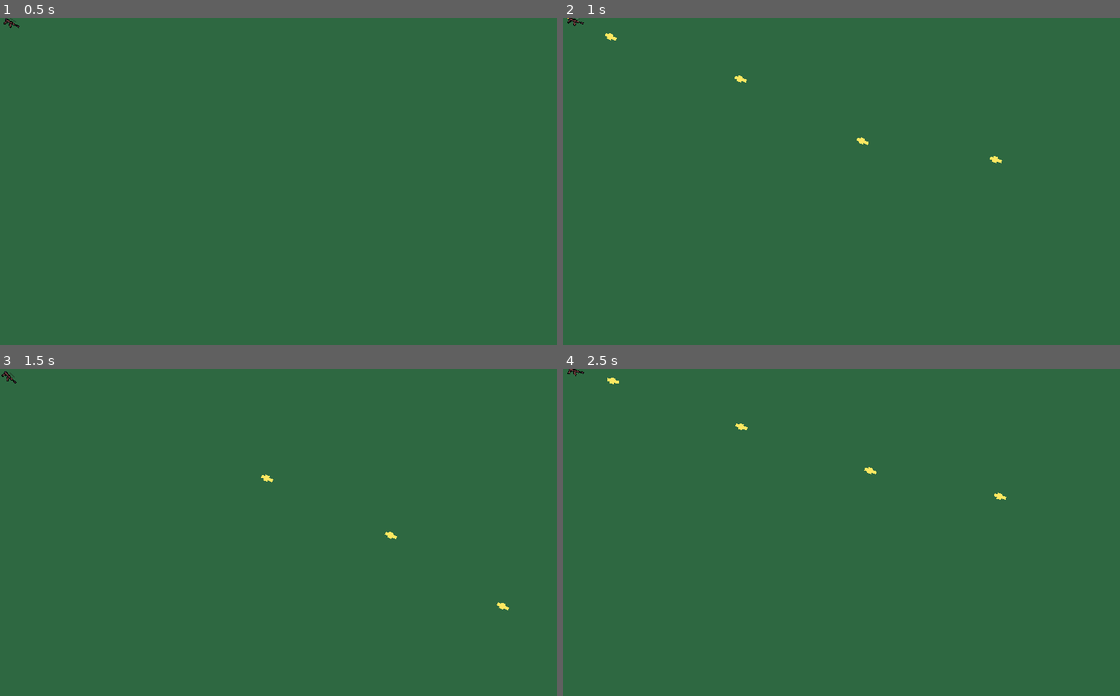
Above: before the commit, frames 1-4 (two rows, left to right).
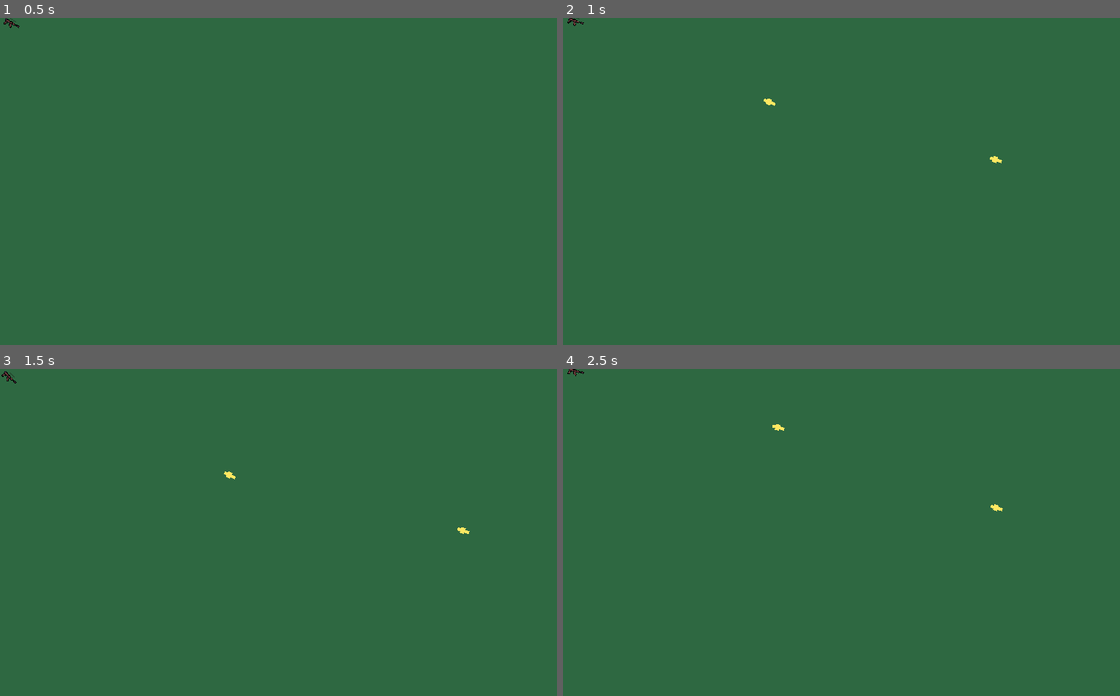
Above: after the commit, the same moments.

Repository: MicCode/zbra-survivors
Game: Godot game, scene res://equipment/guns/rifle/rifle.tscn
Two runs of this game, one before a commit and one after it. Both use one fixed random seed, a clock stepped at 60 frames per second and the inputs below. This scene is started directly instead of the project's main scene.
Inputs (mouse positions are in pixels of both pictures, inside the frame that each line leads up to):
- Up to frame 1 (0.5 s): no input
- Up to frame 2 (1 s): tap Enter at 0.5 s; move the mouse to (980, 165) at 0.52 s; press the mouse at (980, 165) at 0.53 s; hold D (move_right) from 0.53 s (still down)
- Up to frame 3 (1.5 s): move the mouse to (172, 548) at 1.27 s; release D (move_right) at 1.28 s; release the mouse at (172, 548) at 1.28 s; hold S (move_down) from 1.28 s (still down); tap Space (dash) at 1.35 s
- Up to frame 4 (2.5 s): click (735, 548) at 1.55 s; tap Space (dash) at 2 s; move the mouse to (913, 460) at 2.02 s; release S (move_down) at 2.03 s; press the mouse at (913, 460) at 2.03 s; hold D (move_right) from 2.03 s (still down)

Frame 1 is identical in both runs. In frame 2, 0.1% of the frame differs, in the area x 0-55%, y 0-39%; in frame 3, 0.1%; in frame 4, 0.2%, in the area x 7-80%, y 2-44%.

Commit message:
refactor: use shot per seconds in guns stats

Diff:
--- a/equipment/guns/gun.gd
+++ b/equipment/guns/gun.gd
@@ -72,9 +72,9 @@
 	shell.start_animation()
 
 func start_cooldown_timer():
-	%CooldownProgress.max_value = gun_info.fire_cooldown_s
-	%CooldownProgress.value = gun_info.fire_cooldown_s
-	%CooldownTimer.start(gun_info.fire_cooldown_s)
+	%CooldownProgress.max_value = 1 / gun_info.shots_per_s
+	%CooldownProgress.value = 1 / gun_info.shots_per_s
+	%CooldownTimer.start(1 / gun_info.shots_per_s)
 	cooling_down = true
 
 func _on_sprite_animation_finished():
--- a/equipment/guns/gun_info.gd
+++ b/equipment/guns/gun_info.gd
@@ -3,7 +3,7 @@
 
 var name = "gun"
 
-var fire_cooldown_s = 1.0
+var shots_per_s = 1.0
 var fire_range = 200.0
 
 var bang_pitch_shift = 0.0
@@ -38,8 +38,8 @@
 	bullet_speed = _bullet_speed
 	return self
 
-func with_fire_cooldown_s(_fire_cooldown_s: float) -> GunInfo:
-	fire_cooldown_s = _fire_cooldown_s
+func with_shots_per_s(_shots_per_s: float) -> GunInfo:
+	shots_per_s = _shots_per_s
 	return self
 
 func with_fire_range(_fire_range: float) -> GunInfo:
--- a/globals/equipment_service.gd
+++ b/globals/equipment_service.gd
@@ -7,21 +7,21 @@
 		.with_name("pistol")
 		.with_bullet_damage(2.0)
 		.with_bullet_speed(1500)
-		.with_fire_cooldown_s(1.0)
+		.with_shots_per_s(1)
 		.with_bang_pitch_shift(-0.2),
 
 	"rifle": GunInfo.new()
 		.with_name("rifle")
 		.with_bullet_damage(0.25)
 		.with_bullet_speed(2000)
-		.with_fire_cooldown_s(0.1)
+		.with_shots_per_s(5)
 		.with_bullets_spread_angle_deg(15),
 
 	"shotgun": GunInfo.new()
 		.with_name("shotgun")
 		.with_bullet_damage(0.5)
 		.with_bullet_speed(1000)
-		.with_fire_cooldown_s(1.5)
+		.with_shots_per_s(0.8)
 		.with_bang_pitch_shift(-0.5)
 		.with_bullets_per_shot(10)
 		.with_bullets_spread_angle_deg(90)
--- a/ui/location_marker.gd
+++ b/ui/location_marker.gd
@@ -10,12 +10,12 @@
 	GREEN,
 	RED
 }
-enum XDirections {
+enum XDir {
 	RIGHT,
 	CENTER_X,
 	LEFT
 }
-enum YDirections {
+enum YDir {
 	TOP,
 	CENTER_Y,
 	BOTTOM
@@ -41,54 +41,49 @@
 	var ctrans = get_canvas_transform()
 	var view_size = get_viewport_rect().size / ctrans.get_scale()
 
-	var bottom_left = (-ctrans.get_origin() / ctrans.get_scale())
+	var bottom_left = -ctrans.get_origin() / ctrans.get_scale()
 	var top_right = bottom_left + view_size
 
 	var x = global_position.x
 	var y = global_position.y
 
 	var marker_x = 0.0
-	var x_direction: XDirections
-	var y_direction: YDirections
+	var x_direction: XDir
+	var y_direction: YDir
 
 	if x < bottom_left.x + MARKER_PADDING:
 		marker_x = bottom_left.x + MARKER_PADDING
-		x_direction = XDirections.LEFT
+		x_direction = XDir.LEFT
 	elif x > top_right.x - MARKER_PADDING:
 		marker_x = top_right.x - MARKER_PADDING
-		x_direction = XDirections.RIGHT
+		x_direction = XDir.RIGHT
 	else:
 		marker_x = x
-		x_direction = XDirections.CENTER_X
+		x_direction = XDir.CENTER_X
 
 	var marker_y = 0.0
 	if y < bottom_left.y + MARKER_PADDING:
 		marker_y = bottom_left.y + MARKER_PADDING
-		y_direction = YDirections.TOP
+		y_direction = YDir.TOP
 	elif y > top_right.y - MARKER_PADDING:
 		marker_y = top_right.y - MARKER_PADDING
-		y_direction = YDirections.BOTTOM
+		y_direction = YDir.BOTTOM
 	else:
 		marker_y = y
-		y_direction = YDirections.CENTER_Y
+		y_direction = YDir.CENTER_Y
 
 	%LocationMarker.global_position = Vector2(marker_x, marker_y)
 	%LocationMarker.global_rotation = get_directional_rotation(x_direction, y_direction)
 
-func get_directional_rotation(x_direction: XDirections, y_direction: YDirections) -> float:
-	match x_direction:
-		XDirections.LEFT:
-			match y_direction:
-				YDirections.TOP: return deg_to_rad(-45.0)
-				YDirections.BOTTOM: return deg_to_rad(-135.0)
-				_: return deg_to_rad(-90.0)
-		XDirections.RIGHT:
-			match y_direction:
-				YDirections.TOP: return deg_to_rad(45.0)
-				YDirections.BOTTOM: return deg_to_rad(135.0)
-				_: return deg_to_rad(90.0)
-		_:
-			match y_direction:
-				YDirections.TOP: return deg_to_rad(0.0)
-				YDirections.BOTTOM: return deg_to_rad(180.0)
-				_: return deg_to_rad(0.0)
+func get_directional_rotation(x_direction: XDir, y_direction: YDir) -> float:
+	if x_direction == XDir.CENTER_X:
+		match y_direction:
+			YDir.TOP: return deg_to_rad(0.0)
+			YDir.BOTTOM: return deg_to_rad(180.0)
+			_: return deg_to_rad(0.0)
+	else:
+		var flip = 1 if x_direction == XDir.RIGHT else -1
+		match y_direction:
+			YDir.TOP: return deg_to_rad(45.0 * flip)
+			YDir.BOTTOM: return deg_to_rad(135.0 * flip)
+			_: return deg_to_rad(90.0 * flip)
